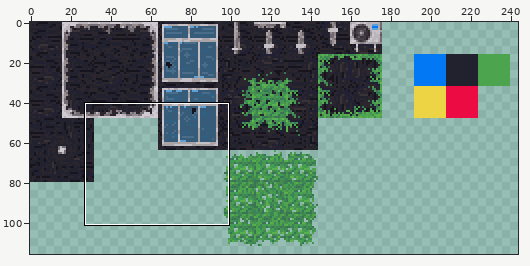
Sprite sheet -- asset/textures/atlas/atlas.png. Above, an overview of the earlier version with the close-up marked.
Close-up. Before the commit:
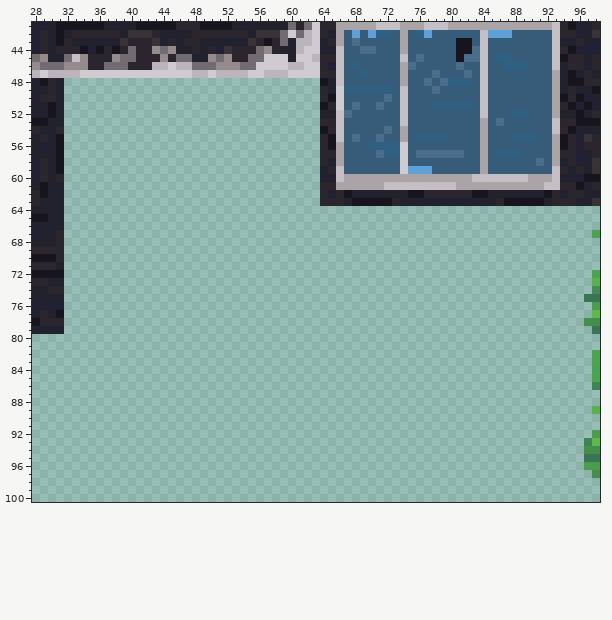
The file is 320x320 pixels. Colours within 5 levels of each other are drawn and written as one. Shown: x 28..98, y 41..100. The wide view leaves out empty margins.
Now the later version:
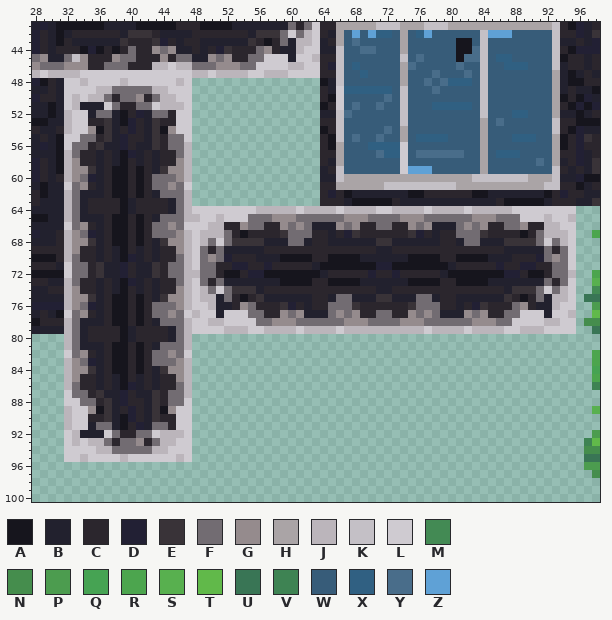
Palette (. is transparent): A #16151d  B #22212e  C #2b262d  D #222034  E #393338  F #726c72  G #958b8d  H #aaa4a6  J #bbb5bb  K #c4c0c6  L #cfcbd1  M #438a54  N #458d4d  P #4c9c4f  Q #46a353  R #4ca54e  S #58b04f  T #61b94a  U #397555  V #3e8353  W #375c79  X #306082  Y #496d8a  Z #5fa1d6
The edit:
y 48: x 32..47 ................ -> LLJLLLLJLLLLLLJL
y 49: x 32..47 ................ -> LLLLJJFFFFFJJLLL
y 50: x 32..47 ................ -> LJLJJFCFFGCFJJLL
y 51: x 32..47 ................ -> LJBBBLFCCFFLJJJL
y 52: x 32..47 ................ -> JLLBFFBACDBFFCLL
y 53: x 32..47 ................ -> JLLCCEBADCBECCLL
y 54: x 32..47 ................ -> JLLGAEBCDCBEAGLL
y 55: x 32..47 ................ -> LLFFCEBDCCBECFFL
y 56: x 32..47 ................ -> LFFCEBBDCBBECFFJ
y 57: x 32..47 ................ -> JFCCBCBADBCBCCFJ
y 58: x 32..47 ................ -> JGCCBCBACBCBCCGJ
y 59: x 32..47 ................ -> JGGEBCAACACBEGGJ
y 60: x 32..47 ................ -> JGFDBCAACACFFFGJ
y 61: x 32..47 ................ -> LFGCBCAACACFFGFL
y 62: x 32..47 ................ -> JFBBBCAACACBFFFJ
y 63: x 32..47 ................ -> JFBCCCCABCCCCBFJ
y 64: x 32..95 ................................................................ -> JFBCCCCABCCCCBFJLLLLLLLLJJJJJLJJJJLJJJJLLJJJJLJJJJLJJJJJLLLLLLLL
y 65: x 32..95 ................................................................ -> JFBBBCAACACBFFFJJLLJLLLFFFGGGFFFFFFGGGFFFFGGGFFFFFFGGGFFFLLLJLLJ
y 66: x 32..95 ................................................................ -> LFGCBCAACACFFGFLLLJJCCGFFCCGFGFBBBGFGCCFFCCGFGBBBFGFGCCFFGCCJJLL
y 67: x 32..95 ................................................................ -> JGFDBCAACACFFFGJLJJJFCACCCCEFFFCCBCDECCCCCCEDCBCCFFFECCCCACFJJJL
y 68: x 32..95 ................................................................ -> JGGEBCAACACBEGGJLJFLFEEEEBBBFFBCCBBBBBBEEBBBBBBCCBFFBBBEEEEFLFJL
y 69: x 32..95 ................................................................ -> JGCCBCBACBCBCCGJLFCFBBBBBCCCCCCCCCCCCCCBBCCCCCCCCCCCCCCBBBBBFCFL
y 70: x 32..95 ................................................................ -> JFCCBCBADBCBCCFJLFGFDCCCBBBAAAACCAAAABBBBBBAAAACCAAAABBBCCCDFGFL
y 71: x 32..95 ................................................................ -> LFFCEBBDCBBECFFJLFFCCDDCCDCCCCCBAAAAAAADDAAAAAAABCCCCCDCCDDCCFFL
y 72: x 32..95 ................................................................ -> LFFCEBBDCBBECFFJJFFCAACDDAAAAAAABCCCCCDCCDCCCCCBAAAAAAADDCAACFFJ
y 73: x 32..95 ................................................................ -> JFCCBCBADBCBCCFJLFCFBBBBBBBAAAACCAAAABBBBBBAAAACCAAAABBBBBBBFCFL
y 74: x 32..95 ................................................................ -> JGCCBCBACBCBCCGJLJFLFEEEBCCCCCCCCCCCCCCBBCCCCCCCCCCCCCCBEEEFLFJL
y 75: x 32..95 ................................................................ -> JGGEBCAACACBEGGJLJJBFCACEBBBBBBCCBFFBBBEEBBBFFBCCBBBBBBECACFBJJL
y 76: x 32..95 ................................................................ -> JGFDBCAACACFFFGJLLJBBCGFCCCEDCBCCFFFECCCCCCEFFFCCBCDECCCFGCBBJLL
y 77: x 32..95 ................................................................ -> LFGCBCAACACFFGFLJLLBLLLFFCCGFGBBBFGFGCCFFCCGFGFBBBGFGCCFFLLLBLLJ
y 78: x 32..95 ................................................................ -> JFBBBCAACACBFFFJLLJJLLLLFFGGGFFFFFFGGGFFFFGGGFFFFFFGGGFFLLLLJJLL
y 79: x 32..95 ................................................................ -> JFBCCCCABCCCCBFJLLLLJJJLLJJJJLJJJJLJJJJJJJJJJLJJJJLJJJJLLJJJLLLL
y 80: x 32..47 ................ -> JFBCCCCABCCCCBFJ
y 81: x 32..47 ................ -> JFBBBCAACACBFFFJ
y 82: x 32..47 ................ -> LFGCBCAACACFFGFL
y 83: x 32..47 ................ -> JGFDBCAACACFFFGJ
y 84: x 32..47 ................ -> JGGEBCAACACBEGGJ
y 85: x 32..47 ................ -> JGCCBCBACBCBCCGJ
y 86: x 32..47 ................ -> JFCCBCBADBCBCCFJ
y 87: x 32..47 ................ -> LFFCEBBDCBBECFFJ
y 88: x 32..47 ................ -> LLFFCEBDCCBECFFL
y 89: x 32..47 ................ -> JLLGAEBCDCBEAGLL
y 90: x 32..47 ................ -> JLLCCEBADCBECCLL
y 91: x 32..47 ................ -> JLLBFFBACDBFFCLL
y 92: x 32..47 ................ -> LJBBBLFCCFFLJJJL
y 93: x 32..47 ................ -> LJLJJFCFFGCFJJLL
y 94: x 32..47 ................ -> LLLLJJFFFFFJJLLL
y 95: x 32..47 ................ -> LLJLLLLJLLLLLLJL
